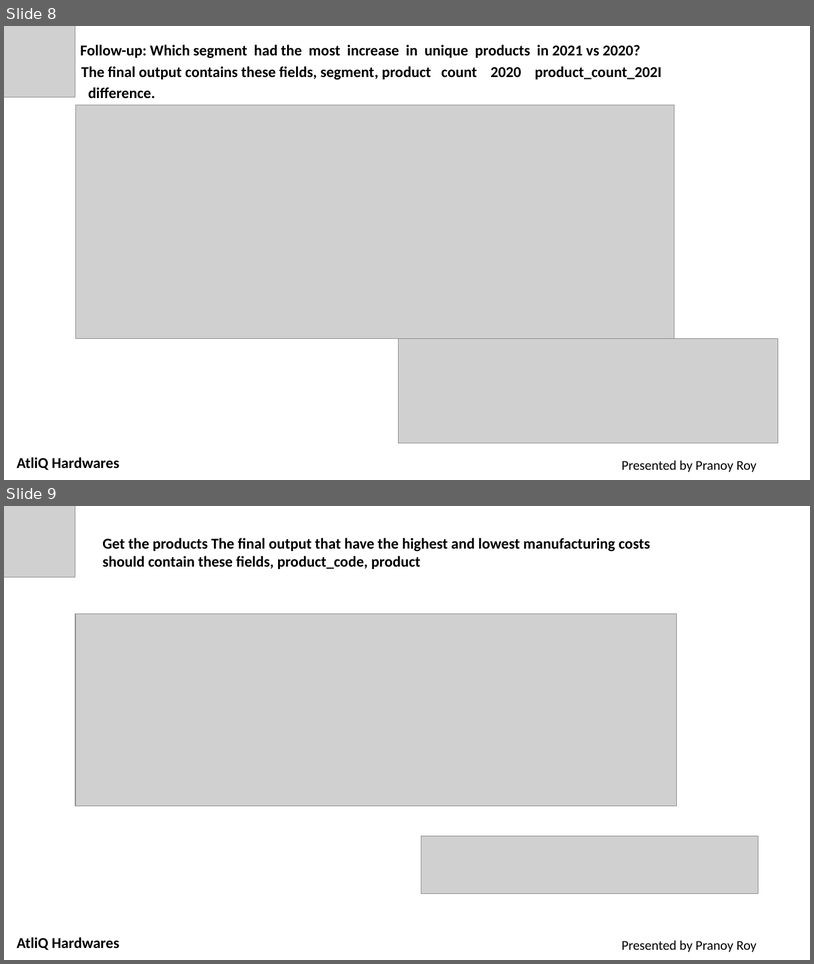
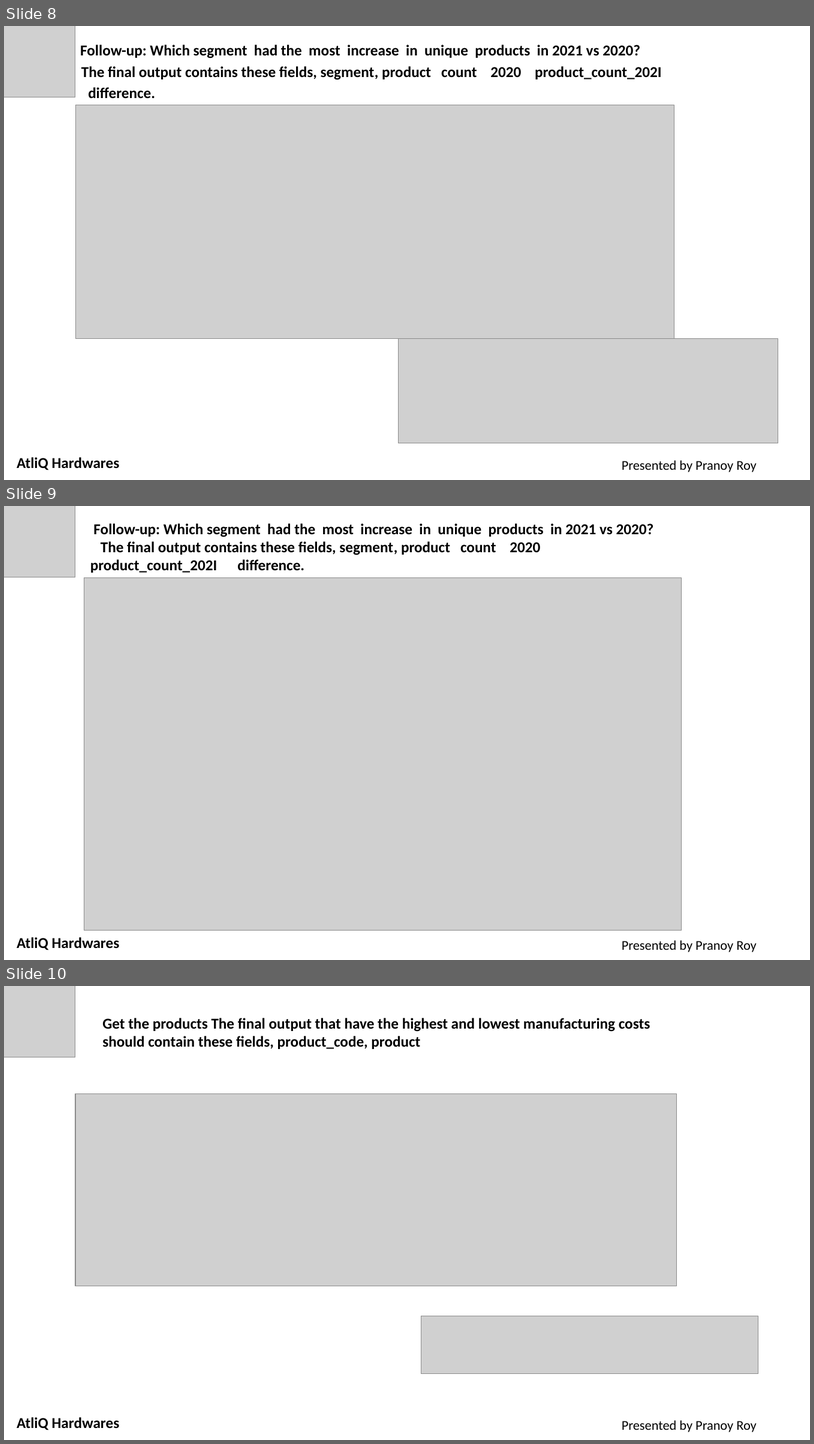
Before and after one commit to pranoy100/Consumer-Goods-AD_Hoc-Analysis--SQL-Project, a slide deck: Consumer Goods Analysis - SQL project.pptx. Shown one above the other, each under a label of ours: slides 8 and 9 before the commit, slides 8, 9 and 10 after it. The pictures are 814x964 and 814x1444 pixels, drawn with LibreOffice and Linux fonts; fonts in the diff are those of the drawing; grey boxes stand for pictures. Boxes give left, top, right and bottom in pixels: in the first picture for what was removed or moved away, otherwise in the second. Text is boxed around its words. In the diff, an @@ line names an element or a change of style, - is before the commit and + after.

```diff
--- a/Consumer Goods Analysis - SQL project.pptx
+++ b/Consumer Goods Analysis - SQL project.pptx
@@ slide 9 added at (x1=4, y1=506, x2=810, y2=960), background #FFFFFF @@
@@ picture added at (x1=4, y1=506, x2=75, y2=577) @@
@@ text added at (x1=90, y1=523, x2=654, y2=573), 18 pt, text #000000, bold @@
+Follow-up: Which segment had the most increase in unique products in 2021 vs 2020? The final output contains these fields, segment, product count 2020 product_count_202I difference.
@@ picture added at (x1=84, y1=577, x2=682, y2=930) @@
@@ text added at (x1=17, y1=937, x2=120, y2=950), 18 pt, text #000000, bold @@
+AtliQ Hardwares
@@ text added at (x1=622, y1=940, x2=756, y2=952), 16 pt, text #000000 @@
+Presented by Pranoy Roy
@@ what was slide 9 is now slide 10 @@
```
Also in this commit, not shown: 1 slide changed, 3 other slides added.
